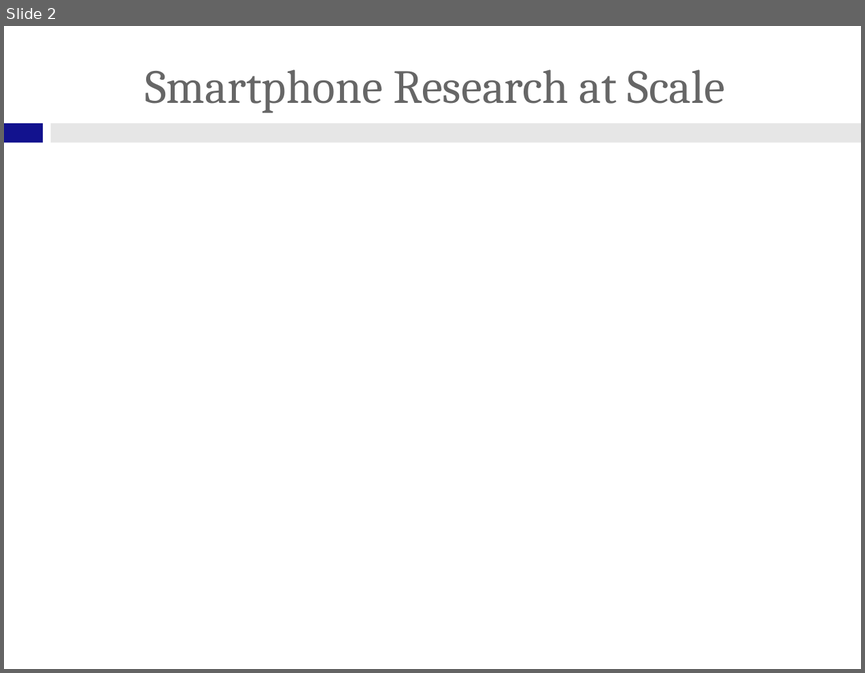
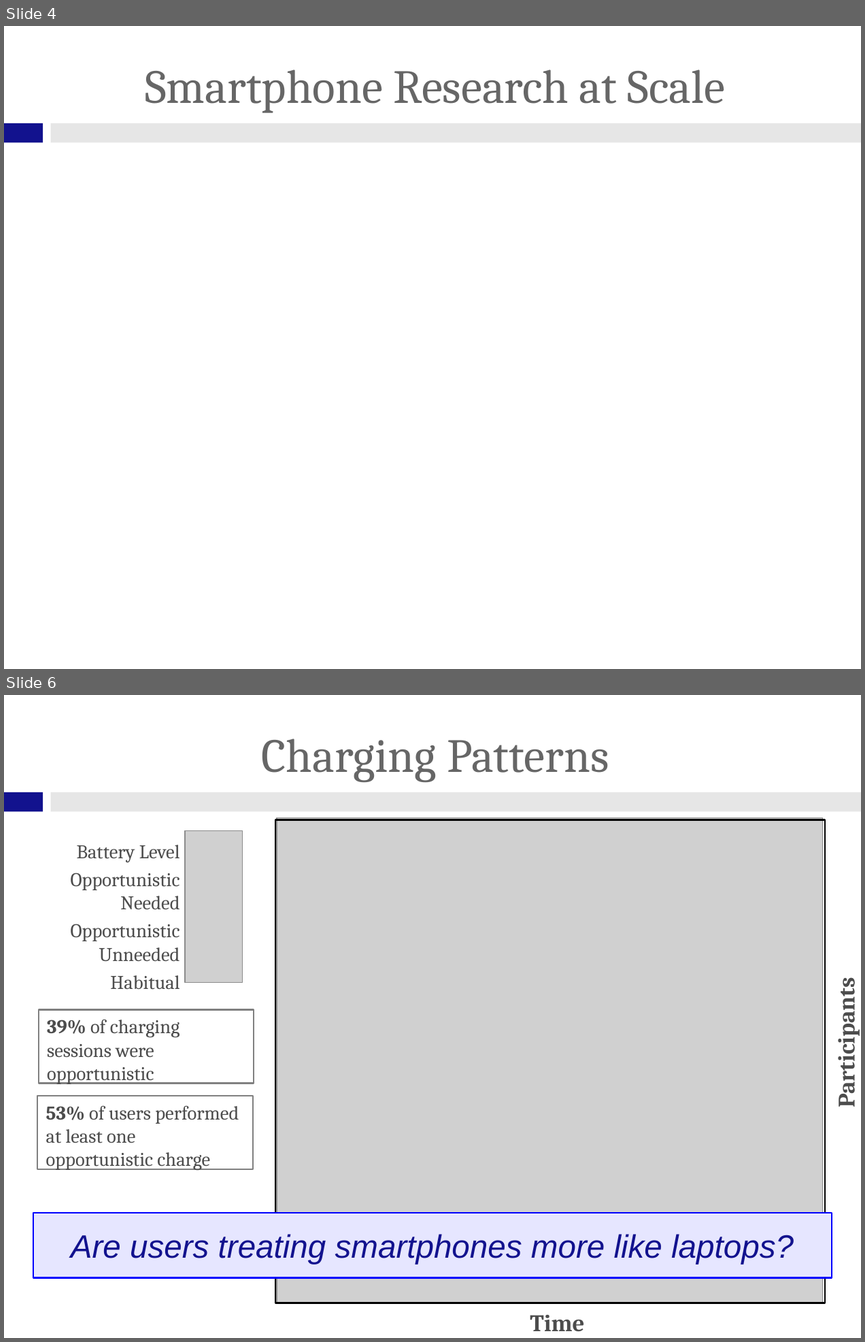
Before and after one commit to gchallen/talks.sensemine2013-phonelab, a slide deck: talk.odp. Shown one above the other, each under a label of ours: slide 2 before the commit, slides 4 and 6 after it; the slides between them are not shown. The pictures are 865x673 and 865x1342 pixels, drawn with LibreOffice and Linux fonts; fonts in the diff are those of the drawing; grey boxes stand for pictures; background and template pictures are left out. Boxes give left, top, right and bottom in pixels: in the first picture for what was removed or moved away, otherwise in the second. Text is boxed around its words. In the diff, an @@ line names an element or a change of style, - is before the commit and + after.

```diff
--- a/talk.odp
+++ b/talk.odp
@@ slide 6 added at (x1=4, y1=695, x2=861, y2=1338), background #FFFFFF; not listed: 2 template elements that a slide beside it also shows @@
@@ title added at (x1=262, y1=739, x2=609, y2=782), 44 pt, text #666666 @@
+Charging Patterns
@@ picture added at (x1=185, y1=831, x2=243, y2=983) @@
@@ rectangle added at (x1=275, y1=820, x2=825, y2=1303), outline #000000 1.45 pt @@
@@ picture added at (x1=277, y1=818, x2=823, y2=1302) @@
@@ text added at (x1=71, y1=845, x2=180, y2=989), 18 pt, text #4C4C4C @@
+Battery Level
+Opportunistic Needed
+Opportunistic Unneeded
+Habitual
@@ text added at (x1=830, y1=990, x2=860, y2=1103), 22 pt, text #4C4C4C, bold @@
+Participants
@@ rectangle added at (x1=38, y1=1010, x2=254, y2=1083), outline #808080 1.45 pt, 18 pt, text #4C4C4C @@
+39% of charging sessions were opportunistic
@@ rectangle added at (x1=37, y1=1096, x2=253, y2=1168), outline #808080 1.45 pt, 18 pt, text #4C4C4C @@
+53% of users performed at least one opportunistic charge
@@ rectangle added at (x1=33, y1=1212, x2=832, y2=1277), fill #E6E6FF, outline #0000FF 1.45 pt, 30 pt, text #12128E, italic @@
+Are users treating smartphones more like laptops?
@@ text added at (x1=530, y1=1314, x2=584, y2=1331), 22 pt, text #4C4C4C, bold @@
+Time
@@ what was slide 2 is now slide 4 @@
```
Also in this commit, not shown: 1 slide changed, 3 other slides added, 2 slides removed, 5 other files.
